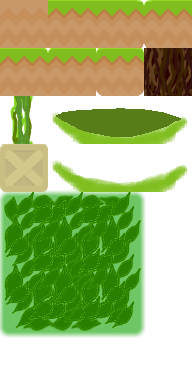
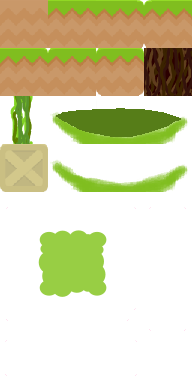
The second (192, 384) image is a revision of the first. Changes to its layers:
added layer "tiles leaves 3x3 (2).png" above "Paint Layer 2 (pasted)" over [0, 190, 186, 376]
hid "root Merged" (1st of 9) over [0, 216, 101, 342]
hid "root Merged" (2nd of 9) over [73, 216, 186, 342]
hid "root Merged" (3rd of 9) over [24, 190, 151, 296]
hid "root Merged" (4th of 9) over [73, 190, 186, 296]
hid "root Merged" (5th of 9) over [0, 190, 101, 296]
hid "root Merged" (6th of 9) over [76, 267, 140, 331]
hid "root Merged" (7th of 9) over [0, 267, 101, 331]
hid "root Merged" (8th of 9) over [24, 271, 151, 335]
hid "root Merged" (9th of 9) over [24, 216, 151, 342]
hid "Copy of 1 leave" (1st of 7) over [19, 190, 83, 262]
hid "Copy of 1 leave" (2nd of 7) over [68, 190, 132, 263]
hid "Copy of 1 leave" (3rd of 7) over [0, 190, 114, 262]
hid "Copy of 1 leave" (4th of 7) over [0, 190, 84, 376]
hid "Copy of 1 leave" (5th of 7) over [0, 254, 111, 376]
hid "Copy of 1 leave" (6th of 7) over [0, 254, 63, 376]
hid "Copy of 1 leave" (7th of 7) over [0, 190, 66, 262]
hid "1 leave" over [0, 191, 23, 265]
hid "Paint Layer 1" over [0, 190, 186, 376]
